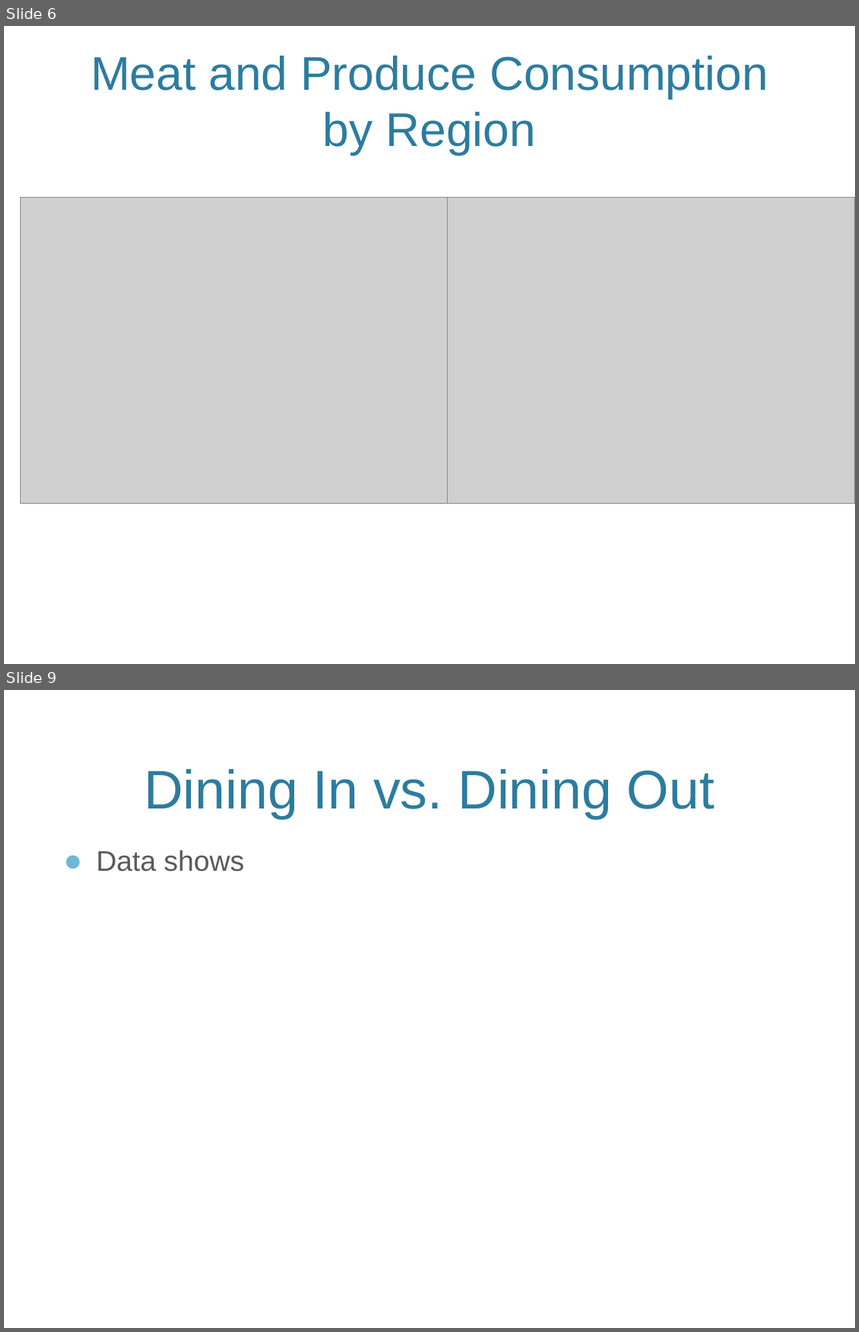
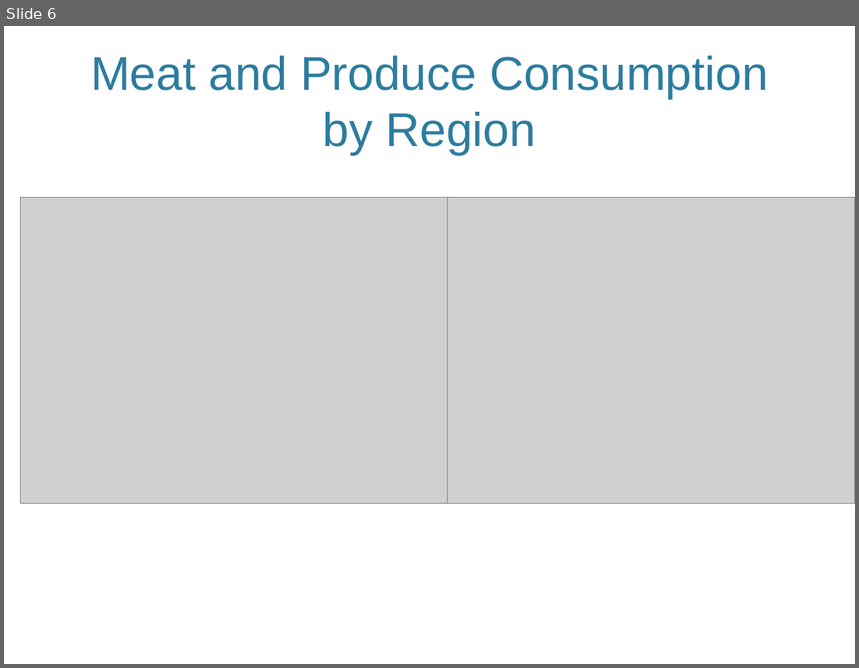
Before and after one commit to rhosogi/Veg_Project, a slide deck: DatSciProject_Draft.pptx. Shown one above the other, each under a label of ours: slides 6 and 9 before the commit, slide 6 after it; the slides between them are not shown. The pictures are 859x1332 and 859x668 pixels, drawn with LibreOffice and Linux fonts; fonts in the diff are those of the drawing; grey boxes stand for pictures; background and template pictures are left out. Boxes give left, top, right and bottom in pixels: in the first picture for what was removed or moved away, otherwise in the second. Text is boxed around its words. In the diff, an @@ line names an element or a change of style, - is before the commit and + after.

```diff
--- a/DatSciProject_Draft.pptx
+++ b/DatSciProject_Draft.pptx
@@ slide 9 removed at [4,690,855,1328], background picture (left out) @@
@@ title removed at [144,769,715,819] @@
-Dining In vs. Dining Out
@@ text removed at [96,850,244,872] @@
-● Data shows
```
Also in this commit, not shown: 2 slides changed, 2 slides added, 1 other file.
